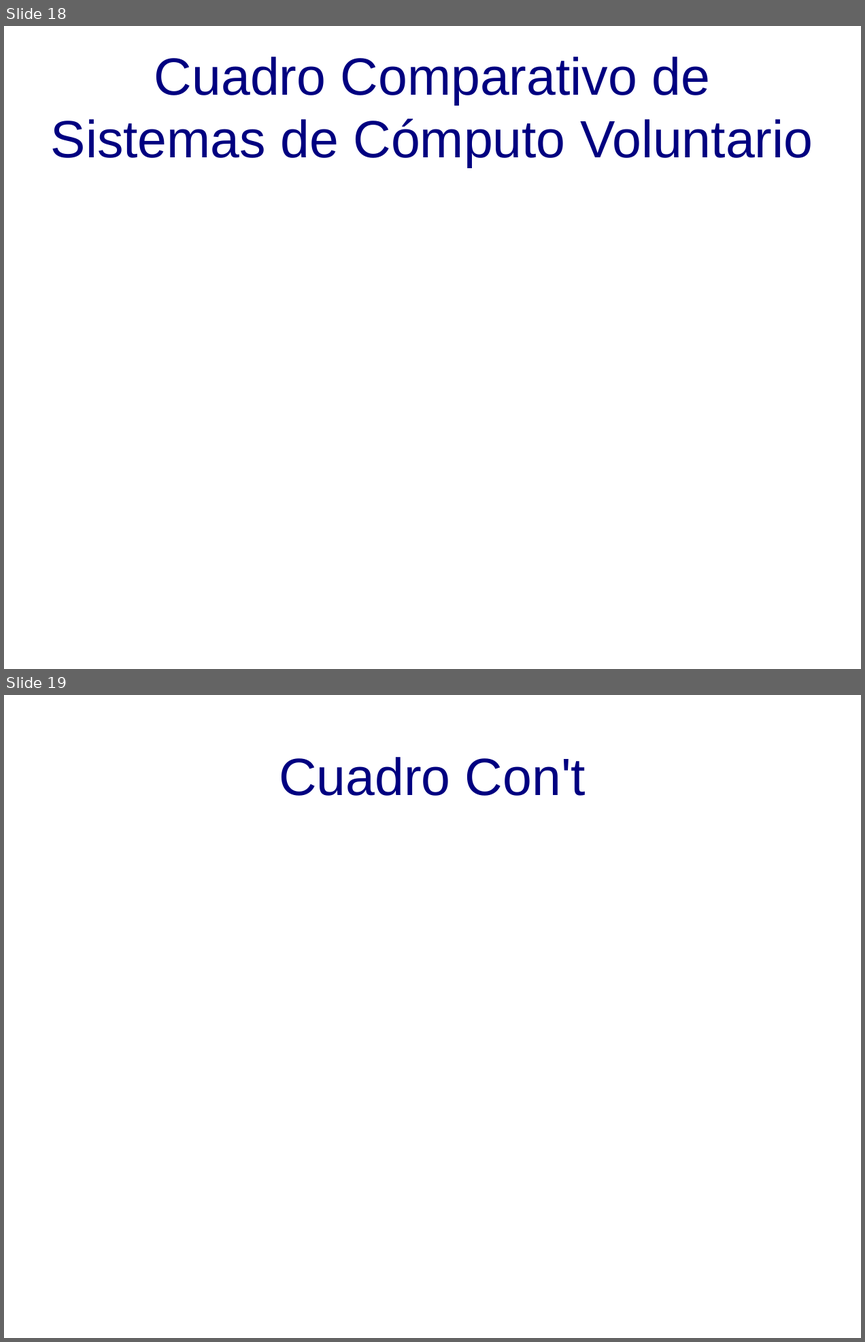
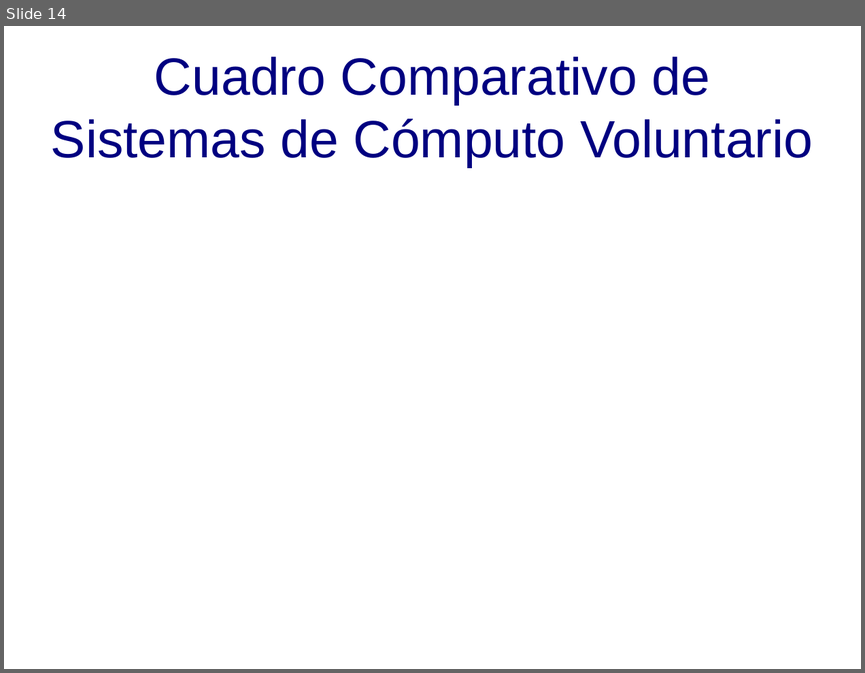
Before and after one commit to DesignJuggler/fasdkfjhasdlkjfhasldkjhfalsjdfasdf, a slide deck: TFI_Jorge_Sanchez_Presentacion.odp. Shown one above the other, each under a label of ours: slides 18 and 19 before the commit, slide 14 after it. The pictures are 865x1342 and 865x673 pixels, drawn with LibreOffice and Linux fonts; fonts in the diff are those of the drawing; background and template pictures are left out. Boxes give left, top, right and bottom in pixels: in the first picture for what was removed or moved away, otherwise in the second. Text is boxed around its words. In the diff, an @@ line names an element or a change of style, - is before the commit and + after.

```diff
--- a/TFI_Jorge_Sanchez_Presentacion.odp
+++ b/TFI_Jorge_Sanchez_Presentacion.odp
@@ slide 19 removed at box(4, 695, 861, 1338), background picture (left out) @@
@@ title removed at box(279, 757, 585, 796) @@
-Cuadro Con't
@@ what was slide 18 is now slide 14 @@
```
Also in this commit, not shown: 1 slide changed, 3 slides added, 7 other slides removed.
